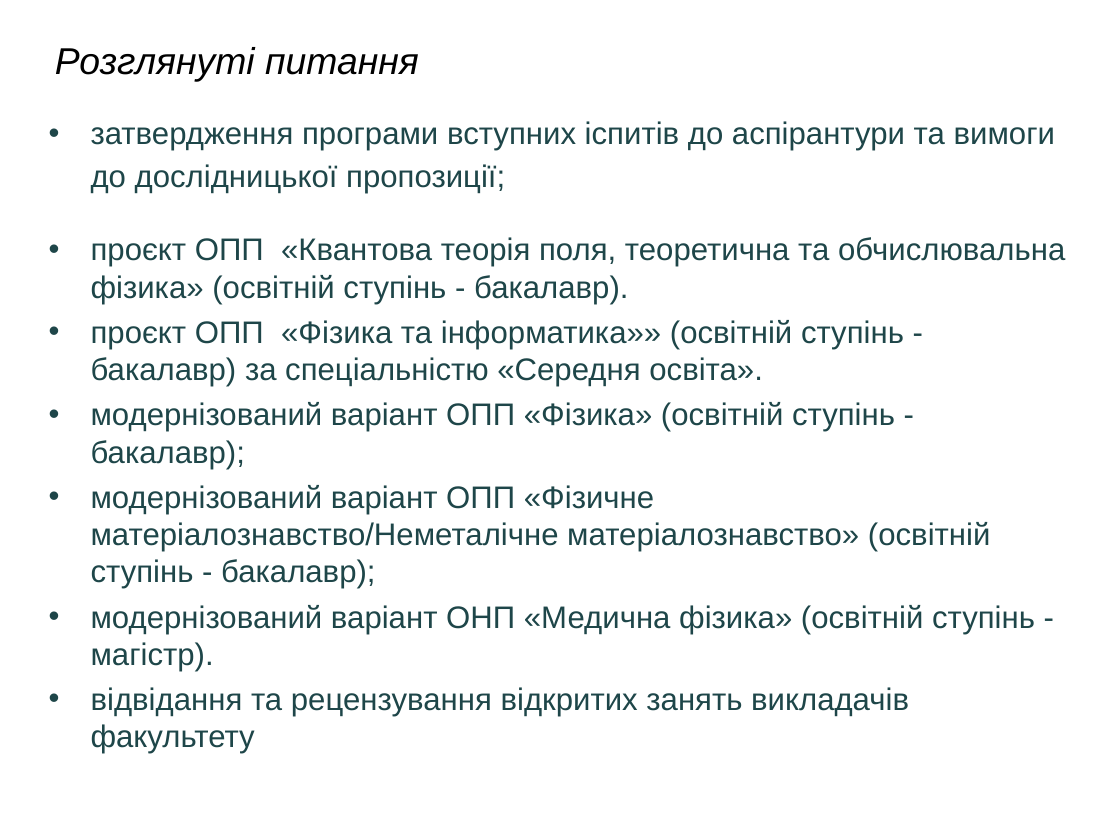
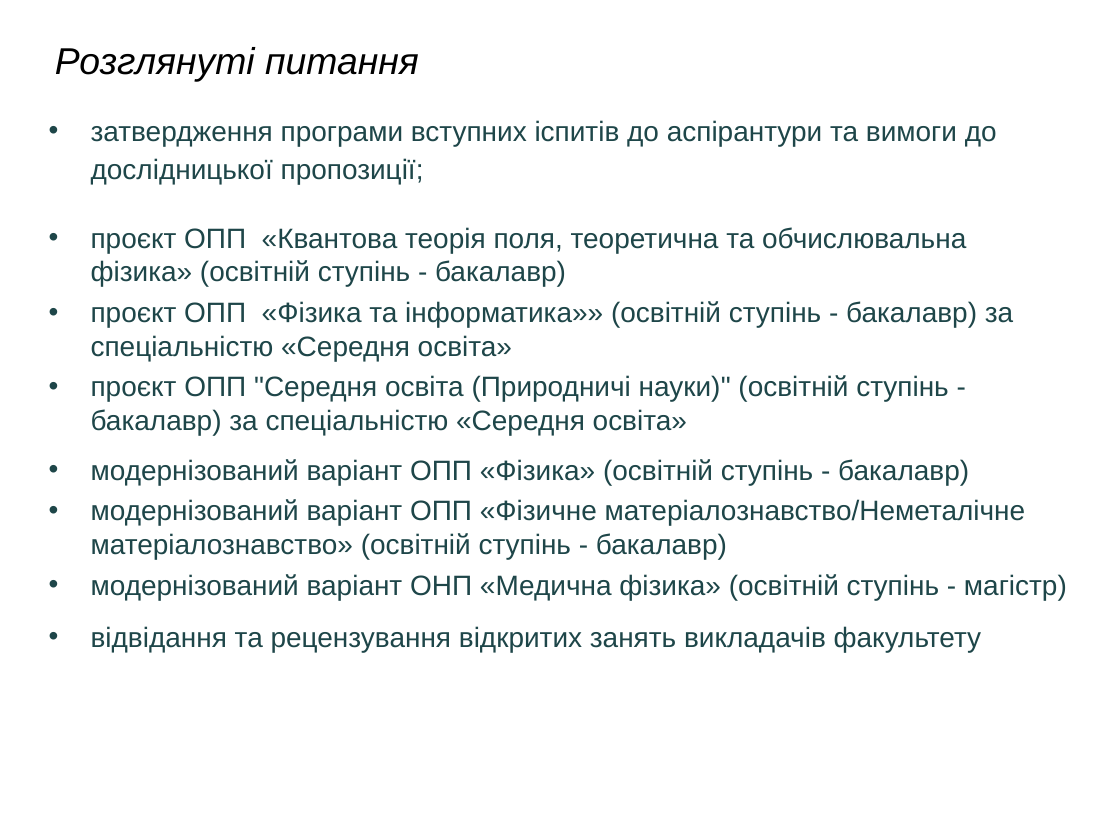
Before and after one commit to l432/NMK, a slide deck: slide 7 of Olikh/Zvit/24_25/Zvit24_245.ppt. Drawn at 1120x840 pixels with LibreOffice and Linux fonts; fonts in the diff are those of the drawing; background and template pictures are left out. Boxes give left, top, right and bottom in pixels: in the first picture for what was removed or moved away, otherwise in the second. Text is boxed around its words. In the diff, an @@ line names an element or a change of style, - is before the commit and + after.

```diff
--- a/Olikh/Zvit/24_25/Zvit24_245.ppt
+++ b/Olikh/Zvit/24_25/Zvit24_245.ppt
@@ text at (91,120,997,652): size 20 to 18 pt in "затвердження програми вступних іспитів до аспірантури та ...", "відвідання та рецензування відкритих занять викладачів факул ..."; more space between paragraphs @@
@@ text at (91,227,1067,600): text changed; size 20 to 18 pt @@
-• проєкт ОПП «Квантова теорія поля, теоретична та обчислювальна фізика» (освітній ступінь - бакалавр).
-• проєкт ОПП «Фізика та інформатика»» (освітній ступінь - бакалавр) за спеціальністю «Середня освіта».
-• модернізований варіант ОПП «Фізика» (освітній ступінь - бакалавр);
-• модернізований варіант ОПП «Фізичне матеріалознавство/Неметалічне матеріалознавство» (освітній ступінь - бакалавр);
-• модернізований варіант ОНП «Медична фізика» (освітній ступінь - магістр).
+• проєкт ОПП «Квантова теорія поля, теоретична та обчислювальна фізика» (освітній ступінь - бакалавр)
+• проєкт ОПП «Фізика та інформатика»» (освітній ступінь - бакалавр) за спеціальністю «Середня освіта»
+• проєкт ОПП "Середня освіта (Природничі науки)" (освітній ступінь - бакалавр) за спеціальністю «Середня освіта»
+• модернізований варіант ОПП «Фізика» (освітній ступінь - бакалавр)
+• модернізований варіант ОПП «Фізичне матеріалознавство/Неметалічне матеріалознавство» (освітній ступінь - бакалавр)
+• модернізований варіант ОНП «Медична фізика» (освітній ступінь - магістр)
```
Also in this commit, not shown: 2 slides added, 6 other files.
